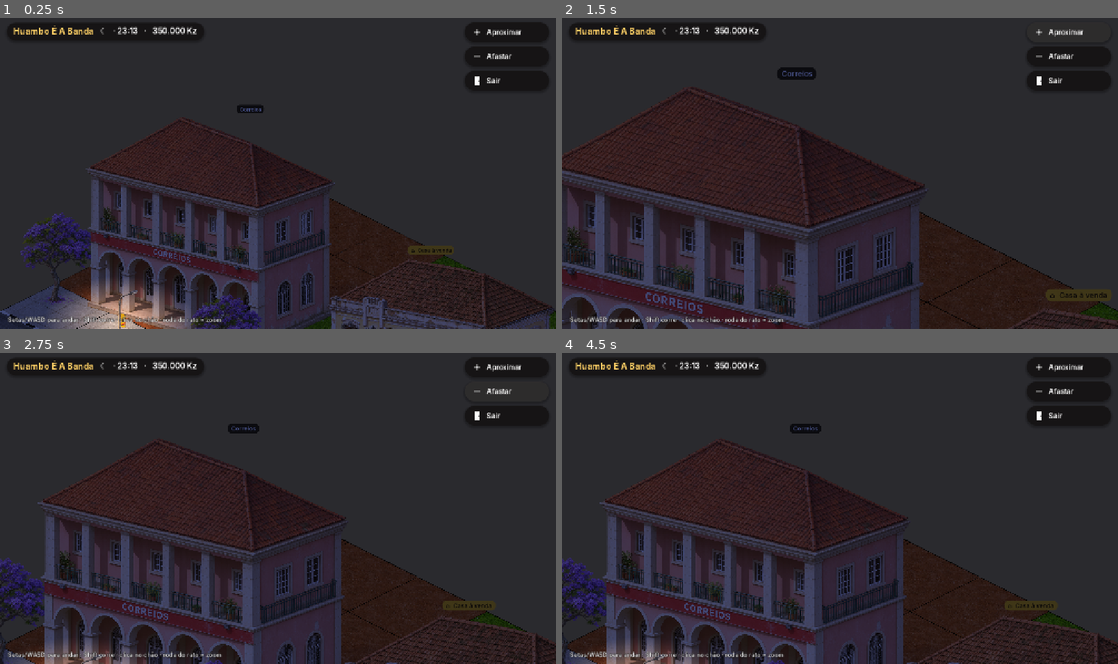
Above: before the commit, frames 1-4 (two rows, left to right).
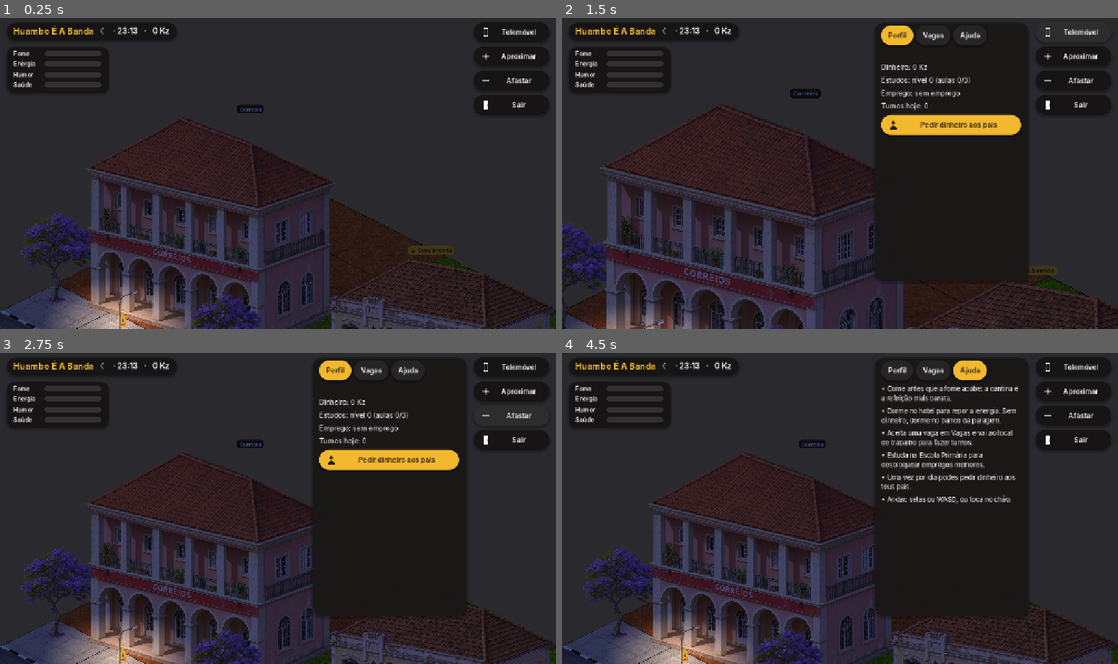
Above: after the commit, the same moments.

Repository: africanof/Huambo-A-Banda
Game: Godot game, scene res://src/game/bairro_world.tscn
The game is run twice, just before and just after one commit, with the same random seed, the same clock (stepped at 60 frames per second) and the same inputs. This scene is started directly instead of the project's main scene.
Inputs (mouse positions are in pixels of both pictures, inside the frame that each line leads up to):
- Up to frame 1 (0.25 s): no input
- Up to frame 2 (1.5 s): click "Aproximar" at 0.5 s; click (1073, 33) at 1.25 s, where only the run after the commit has a clickable "Telemóvel"
- Up to frame 3 (2.75 s): click "Afastar" at 2 s
- Up to frame 4 (4.5 s): click (895, 371) at 2.75 s, where only the run after the commit has a clickable "Perfil"; click (934, 371) at 3.5 s, where only the run after the commit has a clickable "Vagas"; click (967, 371) at 4.25 s, where only the run after the commit has a clickable "Ajuda"

The runs differ from the first frame. In frame 1, 4.0% of the frame differs, in the area x 1-99%, y 1-99%; in frame 2, 25%; in frame 3, 26%, in the area x 0-100%, y 1-100%; in frame 4, 26%.

Commit message:
Fase A2: sistema de vida (família, carteira, necessidades, comer, dormir, empregos, estudar, pais, telemóvel)
- Servidor: regras puras (game/life.ts) e LifeController autoritativo por sala:
  ações validadas por lugar, dinheiro e estado; ações com tempo (turno, aula,
  sono) interrompidas ao afastar-se; desgaste das necessidades; dia de Angola.
- Carteira: WalletRepository (memória para convidados, Supabase via
  game_wallet_apply com chaves idempotentes).
- Supabase: coluna characters.life e gravação em lote (migração aplicada no projeto).
- Protocolo: C2S.ACTION, S2C.SELF, S2C.TOAST; catálogo de empregos e ementas no WELCOME.
- Cliente: GameHud (necessidades, carteira, botão de ação por lugar, ementa,
  telemóvel com perfil/vagas/ajuda, avisos).
- Testes: 10 de vida (relógio simulado), e ponta-a-ponta com cliente Godot real
  (pais, emprego, turno pago). CI usa o ciclo de vida.

Co-Authored-By: Claude Opus 5.5 <noreply@anthropic.com>
Claude-Session: https://claude.ai/code/session_01PxWmvmT3BzyG2wzqo5maAu

Diff:
--- a/client/src/autoload/net.gd
+++ b/client/src/autoload/net.gd
@@ -9,6 +9,8 @@
 signal notice(code: int, text: String)
 signal disconnected(reason: String)
 signal latency_updated(rtt_ms: int)
+signal self_updated(me: Dictionary)
+signal toast(text: String, ok: bool)
 
 const ROOM_DISTRICT := "district"
 
@@ -18,6 +20,8 @@
 ## Mantido aqui para que a cena do mundo possa ser criada depois das primeiras mensagens.
 var entities: Dictionary = {}
 var last_error := ""
+## O meu estado de vida (dinheiro, necessidades, emprego…) enviado pelo servidor.
+var me: Dictionary = {}
 var welcome: Dictionary = {}
 var rtt_ms := 0
 
@@ -68,7 +72,17 @@
 		room = null
 	self_id = -1
 	welcome = {}
+	me = {}
 	entities.clear()
+
+
+## Pede uma ação de vida ao servidor (o servidor decide).
+func action(a: String, item: String = "") -> void:
+	if room:
+		var msg := {"a": a}
+		if item != "":
+			msg["i"] = item
+		room.send(Protocol.C2S_ACTION, msg)
 
 
 func move_to(world_pos: Vector2) -> void:
@@ -108,6 +122,13 @@
 				if ent != null:
 					ent.pos = Vector2(flat[i + 1], flat[i + 2])
 			snapshot_received.emit(int(payload.get("t", 0)), flat)
+		Protocol.S2C_SELF:
+			if typeof(payload) == TYPE_DICTIONARY:
+				me = payload
+				self_updated.emit(me)
+		Protocol.S2C_TOAST:
+			if typeof(payload) == TYPE_DICTIONARY:
+				toast.emit(str(payload.get("t", "")), bool(payload.get("ok", true)))
 		Protocol.S2C_NOTICE:
 			if typeof(payload) == TYPE_DICTIONARY:
 				notice.emit(int(payload.get("code", 0)), str(payload.get("msg", "")))
--- a/client/src/debug/autotest.gd
+++ b/client/src/debug/autotest.gd
@@ -3,7 +3,7 @@
 ## Ativado com:  godot --headless --path client -- --autotest [--name=Robo] [--expect-peers=2]
 ## Sai com código 0 em sucesso, 1 em falha (usado pelo CI).
 
-const TIMEOUT_S := 40.0
+const TIMEOUT_S := 90.0
 
 var _started := 0
 
@@ -64,7 +64,66 @@
 		# Fica mais um pouco para os outros clientes também nos verem.
 		await tree.create_timer(3.0).timeout
 
+	if bairro and AppConfig.has_flag("life"):
+		await _life_loop(world)
+
 	_finish(true, "")
+
+
+## Ciclo de vida completo contra o servidor real: dinheiro inicial → pais → emprego → turno pago.
+func _life_loop(world: Node) -> void:
+	await _wait_for(func() -> Variant: return true if Net.me.has("money") else null)
+	var m0 := int(Net.me.money)
+	print("[autotest] família: %s · dinheiro inicial: %d Kz" % [Net.me.familyLabel, m0])
+	Net.action("parents")
+	await _wait_for(func() -> Variant: return true if bool(Net.me.get("parentsToday", false)) else null)
+	print("[autotest] pais: %d → %d Kz" % [m0, int(Net.me.money)])
+	Net.action("take_job", "zunga")
+	await _wait_for(func() -> Variant: return true if str(Net.me.get("job", "")) == "zunga" else null)
+	print("[autotest] emprego aceite: zunga")
+	world.hud._open_phone("vagas")
+	await _shot("jogo_telemovel_vagas")
+	world.hud._open_phone("perfil")
+	await _shot("jogo_telemovel_perfil")
+	world.hud.phone.visible = false
+	for wp: Vector2 in [Vector2(21.5, 27.0), Vector2(21.5, 32.0)]:
+		world.request_move(wp)
+		await _wait_for(func() -> Variant:
+			var me: Variant = Net.entities.get(Net.self_id)
+			return true if me != null and ((me.pos as Vector2) / 100.0).distance_to(wp) < 0.05 else null)
+	await get_tree().create_timer(0.5).timeout
+	var before := int(Net.me.money)
+	Net.action("work")
+	await _wait_for(func() -> Variant: return true if typeof(Net.me.get("busy")) == TYPE_DICTIONARY else null)
+	print("[autotest] a trabalhar…")
+	await get_tree().create_timer(4.0).timeout
+	await _shot("jogo_a_trabalhar")
+	await _wait_for(func() -> Variant: return true if int(Net.me.get("shifts", 0)) >= 1 else null)
+	var gained := int(Net.me.money) - before
+	print("[autotest] turno pago: +%d Kz" % gained)
+	await _shot("jogo_turno_pago")
+	# ir à cantina e abrir a ementa
+	for wp: Vector2 in [Vector2(30.0, 24.0), Vector2(38.0, 16.0)]:
+		world.request_move(wp)
+		await _wait_for(func() -> Variant:
+			var me: Variant = Net.entities.get(Net.self_id)
+			return true if me != null and ((me.pos as Vector2) / 100.0).distance_to(wp) < 0.05 else null)
+	await get_tree().create_timer(0.6).timeout
+	world.hud._open_menu()
+	await _shot("jogo_cantina_ementa")
+	world.hud.menu_panel.visible = false
+	if gained != 2000:
+		_finish(false, "pagamento inesperado: %d" % gained)
+
+
+## Capturas de ecrã opcionais (CAPTURE_DIR) para revisão visual.
+func _shot(name: String) -> void:
+	var dir := OS.get_environment("CAPTURE_DIR")
+	if dir == "" or DisplayServer.get_name() == "headless":
+		return
+	await get_tree().process_frame
+	await get_tree().process_frame
+	get_tree().root.get_texture().get_image().save_png(dir + "/" + name + ".png")
 
 
 func _wait_for(cond: Callable) -> Variant:
--- a/client/src/demo/demo_icons.gd
+++ b/client/src/demo/demo_icons.gd
@@ -39,6 +39,10 @@
 			_poly(img, [Vector2(10, 48), Vector2(34, 22), Vector2(34, 74)], c)
 			_poly(img, [Vector2(86, 48), Vector2(62, 22), Vector2(62, 74)], c)
 			_rect(img, Rect2(44, 14, 8, 68), c)
+		"phone":
+			_rect(img, Rect2(28, 6, 40, 84), c)
+			_rect(img, Rect2(33, 16, 30, 58), Color(0, 0, 0, 0))
+			_circle(img, Vector2(48, 82), 4, Color(0, 0, 0, 0))
 		"trash":
 			_rect(img, Rect2(22, 30, 52, 58), c)
 			_rect(img, Rect2(14, 18, 68, 8), c)
--- a/client/src/game/bairro_world.gd
+++ b/client/src/game/bairro_world.gd
@@ -12,7 +12,7 @@
 var view := BairroView.new()
 var canvas_mod := CanvasModulate.new()
 var camera := Camera2D.new()
-var hud: DemoHud
+var hud: GameHud
 var avatars: Dictionary = {} ## eid -> DemoCharacter
 var buffers: Dictionary = {} ## eid -> Array[[t_servidor, Vector2 m]]
 var local_char: DemoCharacter
@@ -36,11 +36,11 @@
 	add_child(canvas_mod)
 	speed_m = float(w.get("speed", 150)) / UNIT
 	snapshot_hz = int(w.get("snapshotHz", 10))
-	hud = DemoHud.new()
-	hud.button_specs = [["zoom_mais", "Aproximar", "plus"], ["zoom_menos", "Afastar", "minus"], ["sair", "Sair", "door"]]
+	hud = GameHud.new()
 	hud.place_text = str(w.get("district", {}).get("name", ""))
+	hud.catalog = w.get("catalog", {}) if typeof(w.get("catalog")) == TYPE_DICTIONARY else {}
 	add_child(hud)
-	hud.action.connect(_on_hud_action)
+	hud.ui_action.connect(_on_hud_action)
 	camera.zoom = Vector2(0.5, 0.5)
 	camera.position_smoothing_enabled = true
 	camera.position_smoothing_speed = 6.0
@@ -122,10 +122,7 @@
 	_update_remotes(delta)
 	if local_char:
 		camera.position = local_char.position + Vector2(0, -70)
-		var near := view.place_near(local_char.world_pos)
-		hud.set_door_visible(false)
-		if not near.is_empty():
-			hud.door_btn.visible = near.kind == "home"
+		hud.set_context(view.place_near(local_char.world_pos))
 	var now := Time.get_datetime_dict_from_unix_time(int(Time.get_unix_time_from_system()) + 3600) # hora de Angola (UTC+1)
 	var minutes := float(now.hour * 60 + now.minute) + float(now.second) / 60.0
 	view.apply_hour(minutes / 60.0, canvas_mod)
@@ -146,6 +143,9 @@
 	if local_char == null:
 		return
 	var kdir := Iso.screen_dir_to_world(_keyboard_dir())
+	if hud.is_busy():
+		kdir = Vector2.ZERO # ocupado(a): não anda (andar interromperia a ação no servidor)
+		_click_target = null
 	var wdir := kdir
 	if kdir != Vector2.ZERO:
 		_click_target = null
@@ -216,7 +216,7 @@
 
 ## Andar até um ponto (metros). O servidor valida o destino; a personagem segue-o localmente.
 func request_move(target_m: Vector2) -> void:
-	if local_char == null:
+	if local_char == null or hud.is_busy():
 		return
 	_click_target = target_m
 	if Net.room:
--- /dev/null
+++ b/client/src/game/game_hud.gd
@@ -0,0 +1,427 @@
+class_name GameHud
+extends CanvasLayer
+## Interface do jogo em rede (Fase A):
+##   · barra de cima: bairro, hora de Angola, carteira;
+##   · necessidades: fome, energia, humor, saúde;
+##   · botão de ação conforme o lugar onde estás (comer, trabalhar, estudar, dormir, entrar);
+##   · telemóvel 📱: perfil, vagas de emprego e ajuda;
+##   · avisos curtos do servidor.
+## Tudo o que mexe em dinheiro ou estado é PEDIDO ao servidor (Net.action); o servidor decide.
+
+signal ui_action(id: String)
+
+const FONT := preload("res://assets/fonts/Inter-SemiBold.otf")
+const FONT_BOLD := preload("res://assets/fonts/Inter-Bold.otf")
+const FONT_REG := preload("res://assets/fonts/Inter-Regular.otf")
+const BG := Color(0.08, 0.07, 0.07, 0.86)
+const ACCENT := Color(0.95, 0.72, 0.18)
+const INK := Color("2a1d10")
+const NEEDS := [["hunger", "Fome", Color("e9a23b")], ["energy", "Energia", Color("4fa3e0")], ["mood", "Humor", Color("e46fa8")], ["health", "Saúde", Color("5cbf6a")]]
+
+var place_text := ""
+var catalog: Dictionary = {}
+var top_label := Label.new()
+var need_bars: Dictionary = {}
+var actions_box := HBoxContainer.new()
+var busy_box := VBoxContainer.new()
+var busy_label := Label.new()
+var busy_bar := ProgressBar.new()
+var toast_label := Label.new()
+var toast_panel := PanelContainer.new()
+var phone := PanelContainer.new()
+var phone_body := VBoxContainer.new()
+var phone_tab := "perfil"
+var menu_panel := PanelContainer.new()
+var menu_body := VBoxContainer.new()
+var _context: Dictionary = {}
+var _toast_until := 0
+
+
+func _ready() -> void:
+	# --- barra de cima
+	var top := PanelContainer.new()
+	top.add_theme_stylebox_override("panel", _pill(BG, 22))
+	top.position = Vector2(16, 14)
+	add_child(top)
+	var hb := HBoxContainer.new()
+	hb.add_theme_constant_override("separation", 14)
+	top.add_child(hb)
+	hb.add_child(_label("Huambo É A Banda", 20, ACCENT, FONT_BOLD))
+	top_label.add_theme_font_override("font", FONT)
+	top_label.add_theme_font_size_override("font_size", 18)
+	hb.add_child(top_label)
+
+	# --- necessidades
+	var needs := PanelContainer.new()
+	needs.add_theme_stylebox_override("panel", _pill(BG, 18))
+	needs.position = Vector2(16, 70)
+	add_child(needs)
+	var nv := VBoxContainer.new()
+	nv.add_theme_constant_override("separation", 6)
+	needs.add_child(nv)
+	for n: Array in NEEDS:
+		var row := HBoxContainer.new()
+		row.add_theme_constant_override("separation", 8)
+		var l := _label(n[1], 14, Color.WHITE, FONT)
+		l.custom_minimum_size = Vector2(64, 0)
+		row.add_child(l)
+		var bar := ProgressBar.new()
+		bar.custom_minimum_size = Vector2(130, 12)
+		bar.show_percentage = false
+		bar.max_value = 100
+		var fill := StyleBoxFlat.new()
+		fill.bg_color = n[2]
+		fill.set_corner_radius_all(6)
+		var back := StyleBoxFlat.new()
+		back.bg_color = Color(1, 1, 1, 0.12)
+		back.set_corner_radius_all(6)
+		bar.add_theme_stylebox_override("fill", fill)
+		bar.add_theme_stylebox_override("background", back)
+		bar.size_flags_vertical = Control.SIZE_SHRINK_CENTER
+		row.add_child(bar)
+		need_bars[n[0]] = bar
+		nv.add_child(row)
+
+	# --- botões da direita
+	var right := VBoxContainer.new()
+	right.add_theme_constant_override("separation", 10)
+	right.anchor_left = 1.0
+	right.anchor_right = 1.0
+	right.offset_left = -190
+	right.offset_right = -16
+	right.offset_top = 14
+	add_child(right)
+	right.add_child(_button("Telemóvel", "phone_icon", BG, Color.WHITE, func() -> void: _toggle_phone()))
+	right.add_child(_button("Aproximar", "plus", BG, Color.WHITE, func() -> void: ui_action.emit("zoom_mais")))
+	right.add_child(_button("Afastar", "minus", BG, Color.WHITE, func() -> void: ui_action.emit("zoom_menos")))
+	right.add_child(_button("Sair", "door", BG, Color.WHITE, func() -> void: ui_action.emit("sair")))
+
+	# --- ações do lugar (em baixo, ao centro)
+	actions_box.add_theme_constant_override("separation", 10)
+	actions_box.alignment = BoxContainer.ALIGNMENT_CENTER
+	actions_box.anchor_left = 0.0
+	actions_box.anchor_right = 1.0
+	actions_box.anchor_top = 1.0
+	actions_box.anchor_bottom = 1.0
+	actions_box.offset_top = -92
+	actions_box.offset_bottom = -36
+	add_child(actions_box)
+
+	# --- ação em curso
+	busy_box.anchor_left = 0.5
+	busy_box.anchor_right = 0.5
+	busy_box.anchor_top = 1.0
+	busy_box.anchor_bottom = 1.0
+	busy_box.offset_left = -170
+	busy_box.offset_right = 170
+	busy_box.offset_top = -150
+	busy_box.offset_bottom = -100
+	busy_label.add_theme_font_override("font", FONT)
+	busy_label.add_theme_font_size_override("font_size", 16)
+	busy_label.add_theme_color_override("font_outline_color", Color.BLACK)
+	busy_label.add_theme_constant_override("outline_size", 5)
+	busy_label.horizontal_alignment = HORIZONTAL_ALIGNMENT_CENTER
+	busy_box.add_child(busy_label)
+	busy_bar.custom_minimum_size = Vector2(0, 14)
+	busy_bar.show_percentage = false
+	var bf := StyleBoxFlat.new()
+	bf.bg_color = ACCENT
+	bf.set_corner_radius_all(7)
+	busy_bar.add_theme_stylebox_override("fill", bf)
+	busy_box.add_child(busy_bar)
+	busy_box.visible = false
+	add_child(busy_box)
+
+	# --- avisos
+	toast_panel.add_theme_stylebox_override("panel", _pill(BG, 18))
+	toast_panel.anchor_left = 0.5
+	toast_panel.anchor_right = 0.5
+	toast_panel.offset_left = -260
+	toast_panel.offset_right = 260
+	toast_panel.offset_top = 70
+	toast_label.add_theme_font_override("font", FONT)
+	toast_label.add_theme_font_size_override("font_size", 16)
+	toast_label.autowrap_mode = TextServer.AUTOWRAP_WORD_SMART
+	toast_label.custom_minimum_size = Vector2(480, 0)
+	toast_label.horizontal_alignment = HORIZONTAL_ALIGNMENT_CENTER
+	toast_panel.add_child(toast_label)
+	toast_panel.visible = false
+	add_child(toast_panel)
+
+	# --- telemóvel e ementa
+	for p: PanelContainer in [phone, menu_panel]:
+		var tall := p == phone
+		p.add_theme_stylebox_override("panel", _pill(Color(0.1, 0.09, 0.09, 0.95), 22))
+		p.anchor_left = 1.0
+		p.anchor_right = 1.0
+		p.anchor_bottom = 1.0
+		p.offset_left = -560
+		p.offset_right = -206
+		p.offset_top = 14
+		p.offset_bottom = -110 if tall else 0
+		if not tall:
+			p.anchor_bottom = 0.0
+			p.offset_bottom = 420
+		p.visible = false
+		add_child(p)
+	var ps := ScrollContainer.new()
+	ps.horizontal_scroll_mode = ScrollContainer.SCROLL_MODE_DISABLED
+	phone.add_child(ps)
+	phone_body.size_flags_horizontal = Control.SIZE_EXPAND_FILL
+	phone_body.add_theme_constant_override("separation", 10)
+	ps.add_child(phone_body)
+	var ms := ScrollContainer.new()
+	ms.horizontal_scroll_mode = ScrollContainer.SCROLL_MODE_DISABLED
+	menu_panel.add_child(ms)
+	menu_body.size_flags_horizontal = Control.SIZE_EXPAND_FILL
+	menu_body.add_theme_constant_override("separation", 10)
+	ms.add_child(menu_body)
+
+	Net.self_updated.connect(func(_me: Dictionary) -> void: refresh())
+	Net.toast.connect(show_toast)
+	refresh()
+
+
+# ------------------------------------------------------------------ atualização
+
+func set_clock(minutes: float) -> void:
+	var h := int(minutes / 60.0)
+	var m := int(minutes) % 60
+	var money := int(Net.me.get("money", 0))
+	top_label.text = "%s  %s · %02d:%02d   ·   %s Kz" % ["☀" if h >= 6 and h < 18 else "☾", place_text, h, m, DemoHud._money(money)]
+
+
+func _process(_delta: float) -> void:
+	var busy: Variant = Net.me.get("busy")
+	if typeof(busy) == TYPE_DICTIONARY:
+		busy_box.visible = true
+		var total := float(busy.total)
+		var left := float(busy.msLeft) - float(Time.get_ticks_msec() - _busy_received)
+		busy_bar.value = clampf(100.0 * (1.0 - left / maxf(total, 1.0)), 0, 100)
+		busy_label.text = "%s… %ds" % [_busy_text(str(busy.kind)), maxi(0, ceili(left / 1000.0))]
+	else:
+		busy_box.visible = false
+	if toast_panel.visible and Time.get_ticks_msec() > _toast_until:
+		toast_panel.visible = false
+
+
+var _busy_received := 0
+
+
+func refresh() -> void:
+	_busy_received = Time.get_ticks_msec()
+	var n: Dictionary = Net.me.get("needs", {})
+	for k: String in need_bars:
+		(need_bars[k] as ProgressBar).value = float(n.get(k, 0))
+	_rebuild_actions()
+	if phone.visible:
+		_rebuild_phone()
+
+
+func show_toast(text: String, ok: bool) -> void:
+	toast_label.text = text
+	toast_label.add_theme_color_override("font_color", Color.WHITE if ok else Color("ffb4a8"))
+	toast_panel.visible = true
+	_toast_until = Time.get_ticks_msec() + 3500
+
+
+## Lugar onde a personagem está (ou {}): define os botões de ação.
+func set_context(place: Dictionary) -> void:
+	if place.get("id", "") == _context.get("id", ""):
+		return
+	_context = place
+	menu_panel.visible = false
+	_rebuild_actions()
+
+
+func is_busy() -> bool:
+	return typeof(Net.me.get("busy")) == TYPE_DICTIONARY
+
+
+func _rebuild_actions() -> void:
+	for c in actions_box.get_children():
+		c.queue_free()
+	if is_busy():
+		actions_box.add_child(_button("Parar", "minus", BG, Color.WHITE, func() -> void: Net.action("cancel")))
+		return
+	if _context.is_empty():
+		return
+	var kind := str(_context.get("kind", ""))
+	var my_job: Dictionary = _job(str(Net.me.get("job", "")))
+	match kind:
+		"food":
+			actions_box.add_child(_button("Comer — %s" % _context.name, "bag", ACCENT, INK, func() -> void: _open_menu()))
+		"sleep":
+			actions_box.add_child(_button("Dormir (%s Kz)" % DemoHud._money(int(catalog.get("prices", {}).get("hotel", 0))), "sun", ACCENT, INK, func() -> void: Net.action("sleep")))
+		"home":
+			actions_box.add_child(_button("Entrar em casa (E)", "home", ACCENT, INK, func() -> void: ui_action.emit("entrar")))
+		"work":
+			var job_here := str(_context.get("job", ""))
+			if my_job.get("place", "") == job_here:
+				actions_box.add_child(_button("Trabalhar (%s Kz/turno)" % DemoHud._money(int(my_job.pay)), "bag", ACCENT, INK, func() -> void: Net.action("work")))
+			else:
+				var j := _job_by_place(job_here)
+				if not j.is_empty():
+					actions_box.add_child(_button("Vaga: %s" % j.name, "person", BG, Color.WHITE, func() -> void: _open_phone("vagas")))
+			if job_here == "professor":
+				actions_box.add_child(_button("Estudar (%s Kz)" % DemoHud._money(int(catalog.get("prices", {}).get("study", 0))), "plus", BG, Color.WHITE, func() -> void: Net.action("study")))
+
+
+# ------------------------------------------------------------------ ementa
+
+func _open_menu() -> void:
+	for c in menu_body.get_children():
+		c.queue_free()
+	menu_body.add_child(_label(str(_context.get("name", "Comer")), 22, ACCENT, FONT_BOLD))
+	for item: Dictionary in catalog.get("menus", {}).get(str(_context.get("shop", "")), []):
+		var row := HBoxContainer.new()
+		var info := _label("%s\n+%d fome%s" % [item.name, int(item.hunger), "" if not item.has("energy") else ", +%d energia" % int(item.energy)], 15, Color.WHITE, FONT_REG, true)
+		row.add_child(info)
+		var id: String = item.id
+		row.add_child(_button("%s Kz" % DemoHud._money(int(item.price)), "bag", ACCENT, INK, func() -> void:
+			Net.action("eat", id)
+			menu_panel.visible = false))
+		menu_body.add_child(row)
+	menu_body.add_child(_button("Fechar", "minus", BG, Color.WHITE, func() -> void: menu_panel.visible = false))
+	phone.visible = false
+	menu_panel.visible = true
+
+
+# ------------------------------------------------------------------ telemóvel
+
+func _toggle_phone() -> void:
+	if phone.visible:
+		phone.visible = false
+	else:
+		_open_phone(phone_tab)
+
+
+func _open_phone(tab: String) -> void:
+	phone_tab = tab
+	menu_panel.visible = false
+	phone.visible = true
+	_rebuild_phone()
+
+
+func _rebuild_phone() -> void:
+	for c in phone_body.get_children():
+		c.queue_free()
+	var tabs := HBoxContainer.new()
+	tabs.add_theme_constant_override("separation", 6)
+	for t: Array in [["perfil", "Perfil"], ["vagas", "Vagas"], ["ajuda", "Ajuda"]]:
+		var tab_id: String = t[0]
+		var active := tab_id == phone_tab
+		tabs.add_child(_button(t[1], "", ACCENT if active else Color(1, 1, 1, 0.08), INK if active else Color.WHITE, func() -> void: _open_phone(tab_id)))
+	phone_body.add_child(tabs)
+	match phone_tab:
+		"perfil": _phone_profile()
+		"vagas": _phone_jobs()
+		"ajuda": _phone_help()
+
+
+func _phone_profile() -> void:
+	var me := Net.me
+	var job := _job(str(me.get("job", "")))
+	var lines := [
+		"%s" % me.get("familyLabel", ""),
+		"Dinheiro: %s Kz" % DemoHud._money(int(me.get("money", 0))),
+		"Estudos: nível %d (aulas %d/%d)" % [int(me.get("education", 0)), int(me.get("study", 0)), int(catalog.get("lessonsPerLevel", 3))],
+		"Emprego: %s" % (job.name if not job.is_empty() else "sem emprego"),
+		"Turnos hoje: %d" % int(me.get("shifts", 0)),
+	]
+	for l: String in lines:
+		phone_body.add_child(_label(l, 16, Color.WHITE, FONT_REG, true))
+	if bool(me.get("parentsToday", false)):
+		phone_body.add_child(_label("Já pediste dinheiro aos pais hoje.", 14, Color(1, 1, 1, 0.6), FONT_REG, true))
+	else:
+		phone_body.add_child(_button("Pedir dinheiro aos pais", "person", ACCENT, INK, func() -> void: Net.action("parents")))
+	if float(me.get("needs", {}).get("energy", 100)) < 30:
+		phone_body.add_child(_button("Dormir no banco da paragem (grátis)", "sun", Color(1, 1, 1, 0.1), Color.WHITE, func() -> void:
+			Net.action("sleep_rua")
+			phone.visible = false))
+
+
+func _phone_jobs() -> void:
+	var my := str(Net.me.get("job", ""))
+	var edu := int(Net.me.get("education", 0))
+	phone_body.add_child(_label("Vagas no Huambo", 20, ACCENT, FONT_BOLD))
+	for j: Dictionary in catalog.get("jobs", []):
+		var box := VBoxContainer.new()
+		box.add_child(_label("%s — %s Kz/turno" % [j.name, DemoHud._money(int(j.pay))], 16, Color.WHITE, FONT, true))
+		var req := "sem estudos" if int(j.education) == 0 else "estudos nível %d" % int(j.education)
+		box.add_child(_label("%s · %s" % [j.where, req], 13, Color(1, 1, 1, 0.65), FONT_REG, true))
+		var id: String = j.id
+		if id == my:
+			box.add_child(_button("Despedir-me", "minus", Color(1, 1, 1, 0.1), Color.WHITE, func() -> void: Net.action("quit_job")))
+		elif edu >= int(j.education):
+			box.add_child(_button("Aceitar", "plus", ACCENT, INK, func() -> void: Net.action("take_job", id)))
+		phone_body.add_child(box)
+	phone_body.add_child(_label("Os 2 primeiros turnos do dia pagam por inteiro; depois cada turno paga menos (85%, 65%, 45%, 20%).", 13, Color(1, 1, 1, 0.6), FONT_REG, true))
+
+
+func _phone_help() -> void:
+	for l: String in [
+		"Come antes que a fome acabe: a cantina é a refeição mais barata.",
+		"Dorme no hotel para repor a energia. Sem dinheiro, dorme no banco da paragem.",
+		"Aceita uma vaga em Vagas e vai ao local de trabalho para fazer turnos.",
+		"Estuda na Escola Primária para desbloquear empregos melhores.",
+		"Uma vez por dia podes pedir dinheiro aos teus pais.",
+		"Andar: setas ou WASD, ou toca no chão.",
+	]:
+		phone_body.add_child(_label("• " + l, 15, Color.WHITE, FONT_REG, true))
+
+
+# ------------------------------------------------------------------ utilitários
+
+func _job(id: String) -> Dictionary:
+	for j: Dictionary in catalog.get("jobs", []):
+		if j.id == id:
+			return j
+	return {}
+
+
+func _job_by_place(place_job: String) -> Dictionary:
+	for j: Dictionary in catalog.get("jobs", []):
+		if j.place == place_job:
+			return j
+	return {}
+
+
+func _busy_text(kind: String) -> String:
+	return {"work": "A trabalhar", "study": "Na aula", "sleep": "A dormir", "sleep_rua": "A dormir na paragem"}.get(kind, "Ocupado")
+
+
+func _label(text: String, size: int, color: Color, font: Font, wrap := false) -> Label:
+	var l := Label.new()
+	l.text = text
+	l.add_theme_font_override("font", font)
+	l.add_theme_font_size_override("font_size", size)
+	l.add_theme_color_override("font_color", color)
+	if wrap:
+		l.autowrap_mode = TextServer.AUTOWRAP_WORD_SMART
+		l.size_flags_horizontal = Control.SIZE_EXPAND_FILL
+	return l
+
+
+func _pill(c: Color, r: int) -> StyleBoxFlat:
+	return DemoHud._pill(c, r)
+
+
+func _button(text: String, icon: String, bg: Color, fg: Color, cb: Callable) -> Button:
+	var b := Button.new()
+	b.text = text
+	if icon != "":
+		b.icon = DemoIcons.make("phone" if icon == "phone_icon" else icon, fg)
+	b.custom_minimum_size = Vector2(0, 46)
+	b.add_theme_font_override("font", FONT)
+	b.add_theme_font_size_override("font_size", 16)
+	for st: String in ["font_color", "font_hover_color", "font_pressed_color"]:
+		b.add_theme_color_override(st, fg)
+	b.add_theme_constant_override("h_separation", 10)
+	b.add_theme_stylebox_override("normal", _pill(bg, 23))
+	b.add_theme_stylebox_override("hover", _pill(bg.lightened(0.12), 23))
+	b.add_theme_stylebox_override("pressed", _pill(bg.darkened(0.1), 23))
+	b.add_theme_stylebox_override("focus", StyleBoxEmpty.new())
+	b.focus_mode = Control.FOCUS_NONE
+	b.pressed.connect(cb)
+	return b
--- a/client/src/net/protocol.gd
+++ b/client/src/net/protocol.gd
@@ -10,6 +10,7 @@
 const C2S_STOP := 2
 const C2S_MOVE_PATH := 3
 const C2S_MOVE_DIR := 4
+const C2S_ACTION := 5
 
 # Servidor -> Cliente
 const S2C_WELCOME := 100
@@ -17,6 +18,8 @@
 const S2C_DESPAWN := 102
 const S2C_SNAPSHOT := 103
 const S2C_NOTICE := 104
+const S2C_SELF := 105
+const S2C_TOAST := 106
 
 # Códigos de erro de aplicação
 const ERR_PROTOCOL_MISMATCH := 4001
Not shown, added: client/src/game/game_hud.gd.uid
Not shown, changed: docs/ROADMAP.md
Not shown, changed: server/src/app.ts
Not shown, added: server/src/game/LifeController.ts
Not shown, added: server/src/game/life.ts
Not shown, changed: server/src/net/protocol.ts
Not shown, changed: server/src/persistence/CharacterRepository.ts
Not shown, changed: server/src/persistence/MemoryCharacterRepository.ts
Not shown, changed: server/src/persistence/SupabaseCharacterRepository.ts
Not shown, added: server/src/persistence/WalletRepository.ts
Not shown, changed: server/src/persistence/index.ts
Not shown, changed: server/src/rooms/DistrictRoom.ts
(and 3 more such lines)
